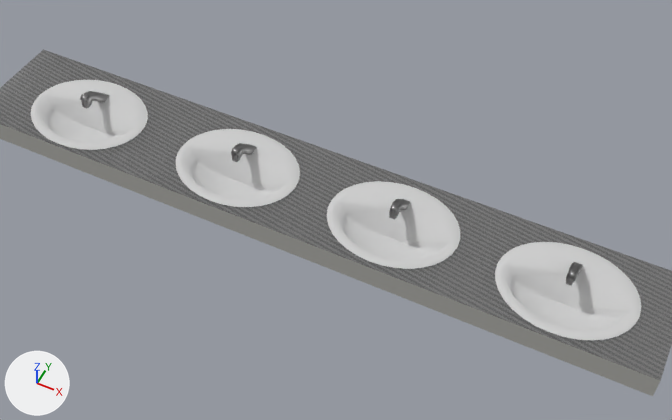
The Blender file zUMHbies_blender/bathroom/bathroom_props/sink.blend: old version first, new version second.
Before and after are seen from a 50 mm lens placed at (3.38, -2.44, 3.55), pointed at (2.02, 0.29, 0.14). The axes (+X, +Y, +Z) are drawn at lower left. The lights are the same throughout.

Objects in the first picture: 'holder', 'washers'.
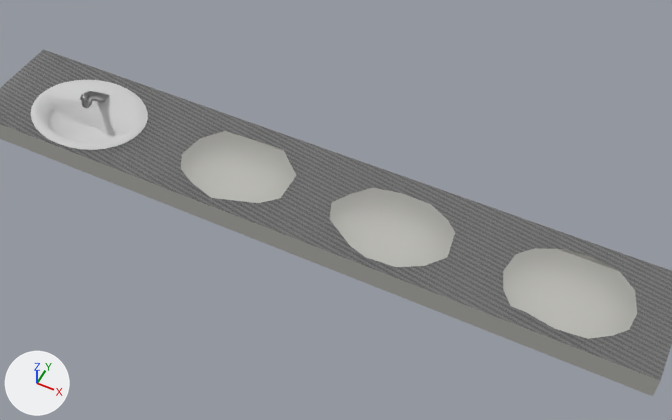
Pixel boxes [x1, y1, x2, y2] of what changed, in the pictures (672 x 420 px):
'washers', reshaped (81% narrower, 73% shorter): before [31, 80, 642, 341]; after [31, 80, 148, 150]
part 1 of me_sphere, deleted: before [176, 129, 642, 341]

What the commit changed:
me_sphere is used by ob_washers; location (0.0, 0.0, 0.028); scale (1.0, 1.0, 0.95).
me_sphere had 708 vertices, 292 faces and spanned x 0.23..3.51, y 0.01..0.55, z 0.05..0.32.
me_sphere now has 162 vertices, 73 faces and spans x 0.23..0.89, y 0.01..0.54, z 0.05..0.32.
me_sphere part 1: 6 loose pieces with 531 vertices, spanning x 1.14..3.51, y 0.02..0.55, z 0.05..0.32, are deleted.
